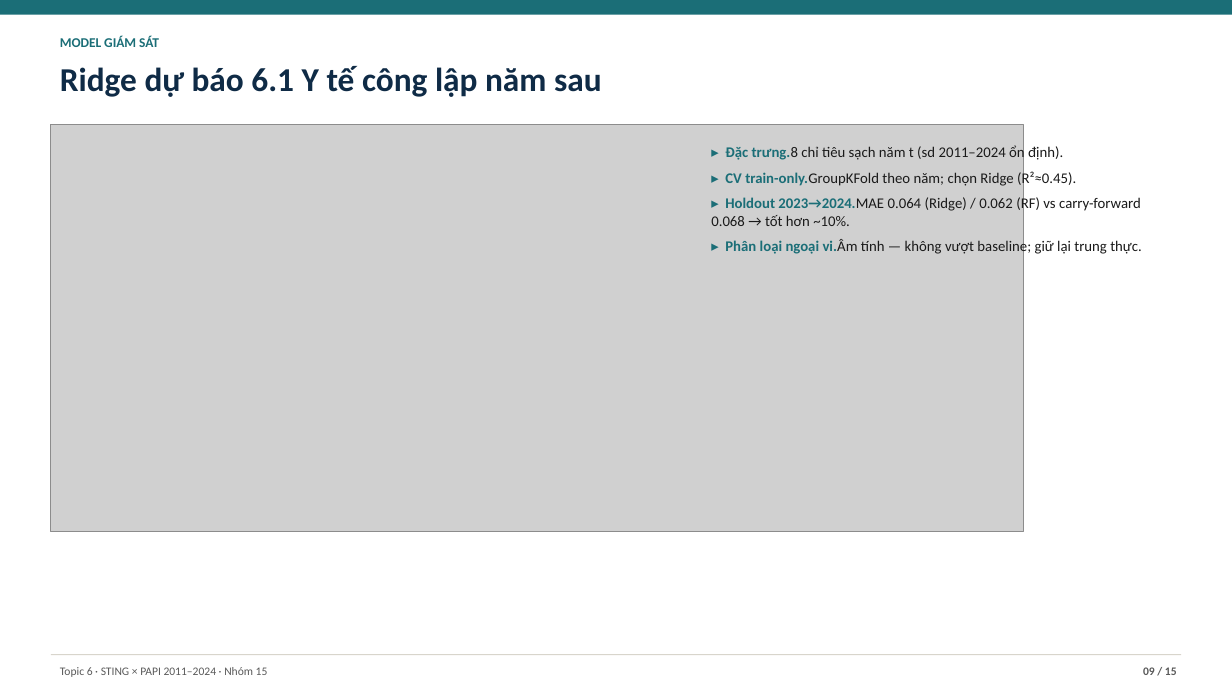
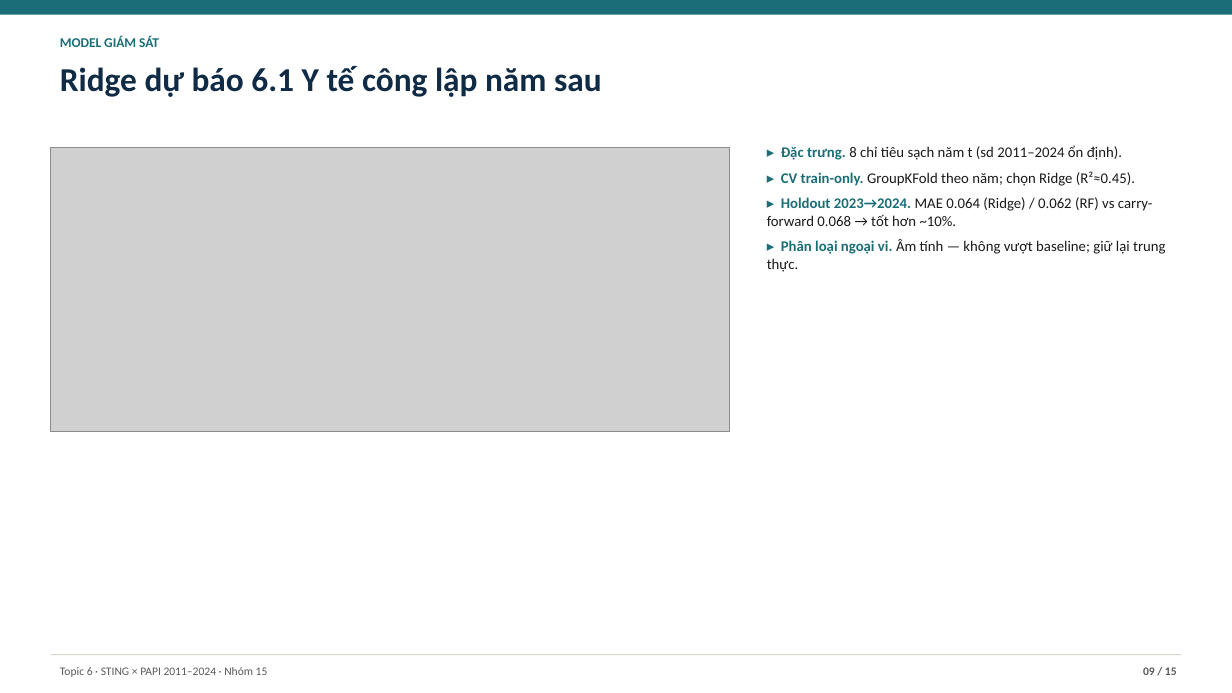
Before and after one commit to JasonTM17/Grid_Based_Sociology, a slide deck: slide 9 of slides/midterm.pptx. Drawn at 1232x693 pixels with LibreOffice and Linux fonts; fonts in the diff are those of the drawing; grey boxes stand for pictures. Boxes give left, top, right and bottom in pixels: in the first picture for what was removed or moved away, otherwise in the second. Text is boxed around its words. In the diff, an @@ line names an element or a change of style, - is before the commit and + after.

```diff
--- a/slides/midterm.pptx
+++ b/slides/midterm.pptx
@@ picture: place and size @@
-picture at [51,125,1023,531]
+picture at [51,148,729,432]
@@ text at [767,145,1166,272]: spaces changed @@
-▸ Đặc trưng.8 chỉ tiêu sạch năm t (sd 2011–2024 ổn định).
-▸ CV train-only.GroupKFold theo năm; chọn Ridge (R²≈0.45).
-▸ Holdout 2023→2024.MAE 0.064 (Ridge) / 0.062 (RF) vs carry-forward 0.068 → tốt hơn ~10%.
-▸ Phân loại ngoại vi.Âm tính — không vượt baseline; giữ lại trung thực.
+▸ Đặc trưng. 8 chỉ tiêu sạch năm t (sd 2011–2024 ổn định).
+▸ CV train-only. GroupKFold theo năm; chọn Ridge (R²≈0.45).
+▸ Holdout 2023→2024. MAE 0.064 (Ridge) / 0.062 (RF) vs carry-forward 0.068 → tốt hơn ~10%.
+▸ Phân loại ngoại vi. Âm tính — không vượt baseline; giữ lại trung thực.
```
Also in this commit, not shown: 10 other slides changed, 1 other file.
